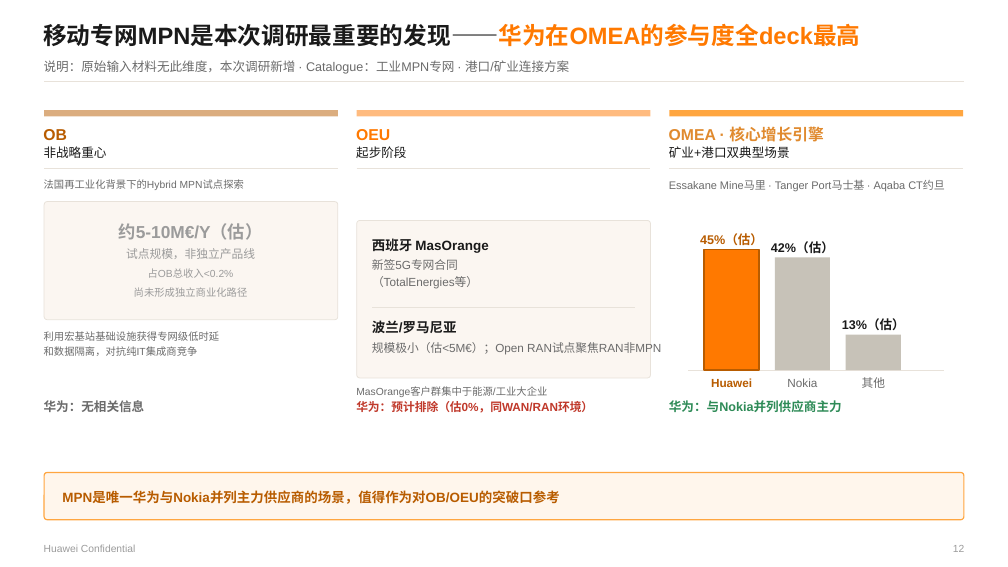
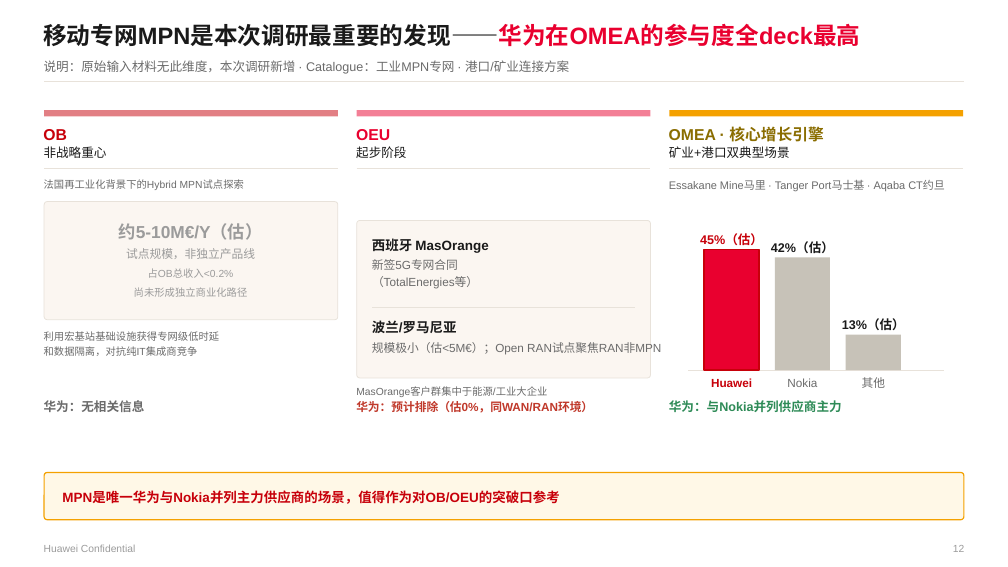
Before and after one commit to Chaoding1215/Claude, a slide deck: slide 12 of reference/Orange Business 三大区域B2B业务洞察 20260703.pptx. Drawn at 1008x567 pixels with LibreOffice and Linux fonts; fonts in the diff are those of the drawing. Boxes give left, top, right and bottom in pixels: in the first picture for what was removed or moved away, otherwise in the second. Text is boxed around its words. In the diff, an @@ line names an element or a change of style, - is before the commit and + after.

```diff
--- a/reference/Orange Business 三大区域B2B业务洞察 20260703.pptx
+++ b/reference/Orange Business 三大区域B2B业务洞察 20260703.pptx
@@ text "移动专网MPN是本次调研最重要的发现——华为在OMEA的参与度全deck最高" at bbox=[43, 24, 860, 46]: text colour #FF7900 to #E9002F in "移动专网MPN是本次调研最重要的发现——华为在OMEA的参与度全deck最高" @@
@@ rectangle at bbox=[44, 110, 338, 116]: fill #B85C00 at 50% opacity to #C7000A at 50% opacity @@
@@ rectangle at bbox=[357, 110, 651, 116]: fill #FF7900 at 50% opacity to #E9002F at 50% opacity @@
@@ rectangle at bbox=[669, 110, 963, 116]: fill #FFA640 to #F4A100 @@
@@ text "OEU" at bbox=[356, 129, 390, 140]: text colour #FF7900 to #E9002F @@
@@ text "OMEA · 核心增长引擎" at bbox=[669, 126, 823, 142]: text colour #E08A2E to #8A6D00 @@
@@ rectangle at bbox=[704, 250, 759, 370]: fill #FF7900 to #E9002F; outline #B85C00 1.5 pt to #C7000A 1.5 pt @@
@@ rounded rectangle at bbox=[44, 473, 964, 520]: fill #FFF6EC to #FFF8E7; outline #FFA640 1.13 pt to #F4A100 1.13 pt @@
@@ text colour #B85C00 to #C7000A in 4 elements at bbox=[43, 129, 67, 140], bbox=[700, 234, 763, 245], bbox=[711, 378, 752, 387], bbox=[62, 492, 559, 504] @@
```
Also in this commit, not shown: 15 other slides changed, 30 other files.
